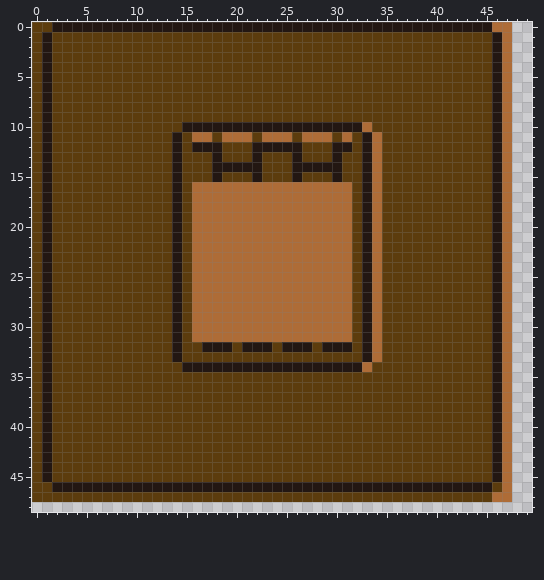
One commit to this pixel-art sprite: assets/images/tilesets/tiles.png. The picture above is the old version.
The file is 64x64 pixels. Shown: x 0..49, y 0..48.
Once edited:
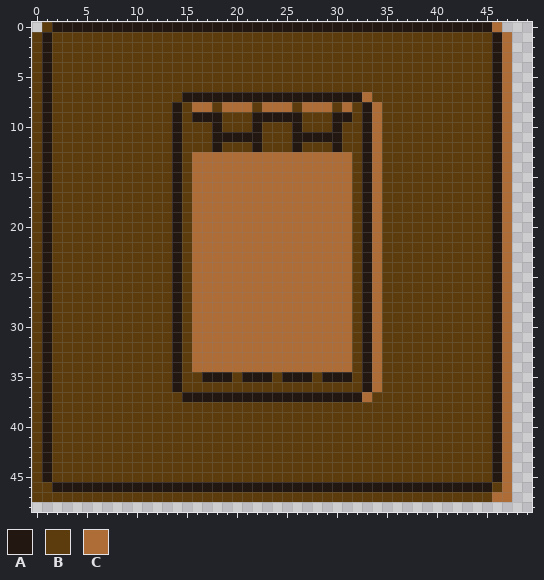
Palette (. is transparent): A #231712  B #5c3c0d  C #ae6c37
What changed:
y 0: x 0 B -> .; x 47 C -> .
y 7: x 15..33 BBBBBBBBBBBBBBBBBBB -> AAAAAAAAAAAAAAAAAAC
y 8: x 14 B -> A; x 16..17 BB -> CC; x 19..21 BBB -> CCC; x 23..25 BBB -> CCC; x 27..29 BBB -> CCC; x 31 B -> C; x 33..34 BB -> AC
y 9: x 14 B -> A; x 16..18 BBB -> AAA; x 22..26 BBBBB -> AAAAA; x 30..31 BB -> AA; x 33..34 BB -> AC
y 10: x 14..17 BAAA -> ABBB; x 19..21 AAA -> BBB; x 23..25 AAA -> BBB; x 27..29 AAA -> BBB; x 31..34 AACB -> BBAC
y 11: x 16..31 CCBCCCBCCCBCCCBC -> BBAAAAABBBAAAAAB
y 12: x 16..17 AA -> BB; x 23..25 AAA -> BBB; x 31 A -> B
y 13: x 16..31 BBABBBABBBABBBAB -> CCCCCCCCCCCCCCCC
y 14: x 16..31 BBAAAAABBBAAAAAB -> CCCCCCCCCCCCCCCC
y 15: x 16..31 BBABBBABBBABBBAB -> CCCCCCCCCCCCCCCC
y 32: x 16..31 BAAABAAABAAABAAA -> CCCCCCCCCCCCCCCC
y 33: x 16..31 BBBBBBBBBBBBBBBB -> CCCCCCCCCCCCCCCC
y 34: x 14..34 BAAAAAAAAAAAAAAAAAACB -> ABCCCCCCCCCCCCCCCCBAC
y 35: x 14 B -> A; x 17..19 BBB -> AAA; x 21..23 BBB -> AAA; x 25..27 BBB -> AAA; x 29..31 BBB -> AAA; x 33..34 BB -> AC
y 36: x 14 B -> A; x 33..34 BB -> AC
y 37: x 15..33 BBBBBBBBBBBBBBBBBBB -> AAAAAAAAAAAAAAAAAAC
Pixel boxes of the changes (left, top, right, bottom) in both pictures:
erased: (32, 22, 42, 32)
erased: (502, 22, 512, 32)
changed: (172, 92, 382, 182)
changed: (172, 342, 382, 402)
